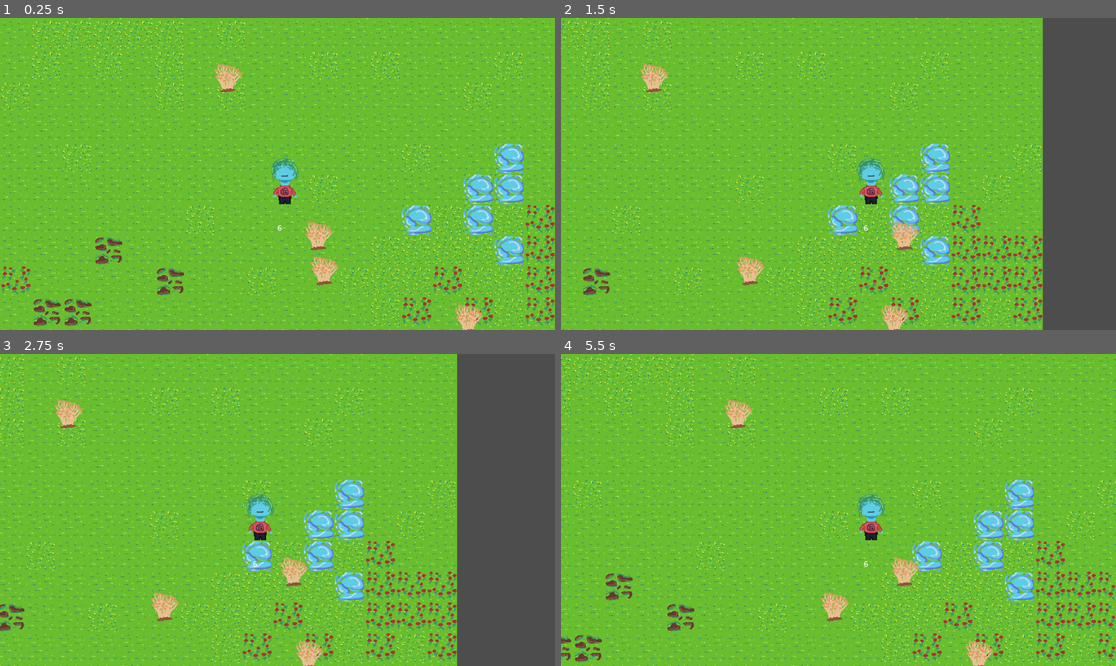
Above: before the commit, frames 1-4 (two rows, left to right).
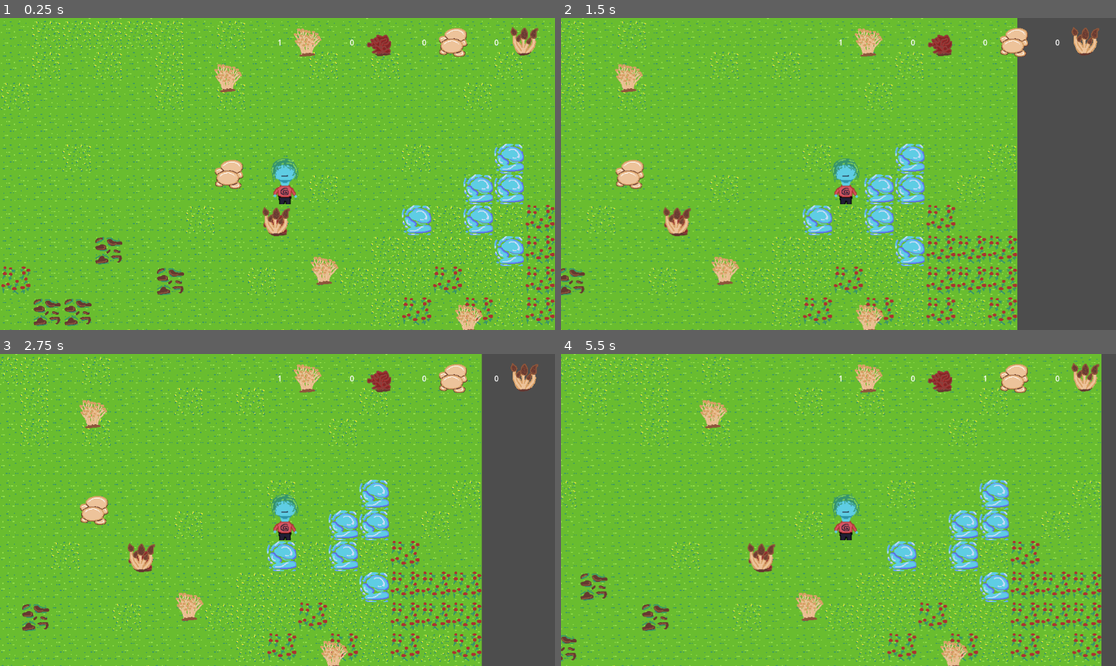
Above: after the commit, the same moments.

Repository: Sash-Reek2010/the-shroom-picker
Game: Godot game, scene res://Scenes/main.tscn
Two runs of this game, one before a commit and one after it. Both use one fixed random seed, a clock stepped at 60 frames per second and the inputs below.
Inputs (mouse positions are in pixels of both pictures, inside the frame that each line leads up to):
- Up to frame 1 (0.25 s): no input
- Up to frame 2 (1.5 s): tap Enter (ui_accept) at 0.5, 0.6, 0.77, 1.07 s; move the mouse to (810, 236) at 0.52 s; hold Right (ui_right) from 0.53 s (still down); click (810, 236) at 0.67 s; move the mouse to (1005, 220) at 1.27 s; tap Alt at 1.35 s
- Up to frame 3 (2.75 s): tap Enter (ui_accept) at 1.52, 1.55, 1.82, 2.3 s; move the mouse to (111, 463) at 2.02 s; release Right (ui_right) at 2.03 s; hold Left (ui_left) from 2.03 s (still down); tap Shift at 2.1 s
- Up to frame 4 (5.5 s): move the mouse to (866, 510) at 2.77 s; tap Enter (ui_accept) at 2.85, 3.02, 3.32, 3.77, 3.8, 4.07, 4.52, 4.55, 4.82, 5.1 s; click (866, 510) at 2.92 s; move the mouse to (755, 432) at 3.52 s; tap Alt at 3.6 s; move the mouse to (960, 494) at 4.27 s; release Left (ui_left) at 4.28 s; hold Right (ui_right) from 4.28 s (still down); tap Shift at 4.35 s; move the mouse to (727, 525) at 5.02 s; click (727, 525) at 5.17 s

The runs differ from the first frame. In frame 1, 2.2% of the frame differs, in the area x 38-97%, y 2-75%; in frame 2, 25%; in frame 3, 25%; in frame 4, 26%, in the area x 0-100%, y 0-100%.

Commit message:
Add more shrooms!

Diff:
--- a/Scenes/enoki.tscn
+++ b/Scenes/enoki.tscn
@@ -4,7 +4,7 @@
 [ext_resource type="Script" uid="uid://du2df5kihv2hf" path="res://Scripts/enoki.gd" id="1_mjilp"]
 
 [sub_resource type="RectangleShape2D" id="RectangleShape2D_mjilp"]
-size = Vector2(59, 58)
+size = Vector2(64, 64)
 
 [node name="enoki" type="Area2D" unique_id=94851522]
 script = ExtResource("1_mjilp")
@@ -13,7 +13,7 @@
 texture = ExtResource("1_0gkwl")
 
 [node name="CollisionShape2D" type="CollisionShape2D" parent="." unique_id=1825961191]
-position = Vector2(-2.5, 0)
+position = Vector2(-3, 0)
 shape = SubResource("RectangleShape2D_mjilp")
 
 [connection signal="body_entered" from="." to="." method="_on_body_entered"]
--- /dev/null
+++ b/Scenes/morel.tscn
@@ -0,0 +1,19 @@
+[gd_scene format=3 uid="uid://e30hdqfcd7p6"]
+
+[ext_resource type="Script" uid="uid://djkbu1yrnyq7l" path="res://Scripts/morel.gd" id="1_cqubd"]
+[ext_resource type="Texture2D" uid="uid://cdhggpq5ixauu" path="res://Sprites/morel.png" id="2_oumqu"]
+
+[sub_resource type="RectangleShape2D" id="RectangleShape2D_smiy5"]
+size = Vector2(60, 64)
+
+[node name="morel" type="Area2D" unique_id=251394059]
+script = ExtResource("1_cqubd")
+
+[node name="Sprite2D" type="Sprite2D" parent="." unique_id=1827311680]
+texture = ExtResource("2_oumqu")
+
+[node name="CollisionShape2D" type="CollisionShape2D" parent="." unique_id=1344021543]
+position = Vector2(-3, -2)
+shape = SubResource("RectangleShape2D_smiy5")
+
+[connection signal="body_entered" from="." to="." method="_on_body_entered"]
--- a/Scenes/player.gd
+++ /dev/null
@@ -1,25 +0,0 @@
-extends "res://Scripts/player.gd"
-
-
-const SPEED = 300.0
-const JUMP_VELOCITY = -400.0
-
-
-func _physics_process(delta: float) -> void:
-	# Add the gravity.
-	if not is_on_floor():
-		velocity += get_gravity() * delta
-
-	# Handle jump.
-	if Input.is_action_just_pressed("ui_accept") and is_on_floor():
-		velocity.y = JUMP_VELOCITY
-
-	# Get the input direction and handle the movement/deceleration.
-	# As good practice, you should replace UI actions with custom gameplay actions.
-	var direction := Input.get_axis("ui_left", "ui_right")
-	if direction:
-		velocity.x = direction * SPEED
-	else:
-		velocity.x = move_toward(velocity.x, 0, SPEED)
-
-	move_and_slide()
--- a/Scenes/player.tscn
+++ b/Scenes/player.tscn
@@ -20,5 +20,4 @@
 shape = SubResource("RectangleShape2D_vgqql")
 
 [node name="Camera2D" type="Camera2D" parent="." unique_id=296190793]
-position_smoothing_enabled = true
 position_smoothing_speed = 6.0
--- /dev/null
+++ b/Scenes/puff.tscn
@@ -0,0 +1,19 @@
+[gd_scene format=3 uid="uid://cxcvxc2tv0sy6"]
+
+[ext_resource type="Script" uid="uid://dae6co4b7wpyp" path="res://Scripts/puff.gd" id="1_6p60y"]
+[ext_resource type="Texture2D" uid="uid://cwviv6g2jbwn4" path="res://Sprites/puffball.png" id="2_nbwip"]
+
+[sub_resource type="RectangleShape2D" id="RectangleShape2D_f80f8"]
+size = Vector2(61, 62)
+
+[node name="puff" type="Area2D" unique_id=117005495]
+script = ExtResource("1_6p60y")
+
+[node name="Sprite2D" type="Sprite2D" parent="." unique_id=170416269]
+texture = ExtResource("2_nbwip")
+
+[node name="CollisionShape2D" type="CollisionShape2D" parent="." unique_id=1357572334]
+position = Vector2(-0.5, 1)
+shape = SubResource("RectangleShape2D_f80f8")
+
+[connection signal="body_entered" from="." to="." method="_on_body_entered"]
--- a/Scenes/score.tscn
+++ b/Scenes/score.tscn
@@ -11,8 +11,8 @@
 
 [node name="TextureRect" type="TextureRect" parent="." unique_id=36341711]
 layout_mode = 0
-offset_left = 56.0
-offset_top = -4.0
-offset_right = 120.0
-offset_bottom = 60.0
+offset_left = 33.0
+offset_top = -21.0
+offset_right = 97.0
+offset_bottom = 43.0
 texture = ExtResource("1_0f7a8")
--- /dev/null
+++ b/Scenes/wood.tscn
@@ -0,0 +1,19 @@
+[gd_scene format=3 uid="uid://cw66llnjsn6eo"]
+
+[ext_resource type="Script" uid="uid://dry76r520eao7" path="res://Scripts/wood.gd" id="1_tfydv"]
+[ext_resource type="Texture2D" uid="uid://bxkko6uulaa3t" path="res://Sprites/wood ear.png" id="2_gkese"]
+
+[sub_resource type="RectangleShape2D" id="RectangleShape2D_4vtod"]
+size = Vector2(58, 51)
+
+[node name="wood" type="Area2D" unique_id=921355141]
+script = ExtResource("1_tfydv")
+
+[node name="Sprite2D" type="Sprite2D" parent="." unique_id=1260727091]
+texture = ExtResource("2_gkese")
+
+[node name="CollisionShape2D" type="CollisionShape2D" parent="." unique_id=2087546995]
+position = Vector2(-1, 6.5)
+shape = SubResource("RectangleShape2D_4vtod")
+
+[connection signal="body_entered" from="." to="." method="_on_body_entered"]
--- a/Scripts/main.gd
+++ b/Scripts/main.gd
@@ -1,7 +1,9 @@
 extends Node
 
 const enoki_node = preload("res://Scenes/enoki.tscn")
-
+const wood_node = preload("res://Scenes/wood.tscn")
+const puff_node = preload("res://Scenes/puff.tscn")
+const morel_node = preload("res://Scenes/morel.tscn")
 const enoki_to_create = [
 		Vector2(0, 0),
 		Vector2(100, 200),
@@ -13,17 +15,57 @@
 		Vector2(30, 800),
 		Vector2(-25, 700),
 	]
+const wood_to_create = [
+		Vector2(0,100)
+	]
+const puff_to_create = [
+	Vector2(-100,0)
+]
+const morel_to_create = [
+	Vector2(0,100)
+]
 
 var enoki_nodes = []
+var wood_nodes = []
+var puff_nodes = []
+var morel_nodes = []
+
 func _ready():
-	for position in enoki_to_create:
+	for position1 in enoki_to_create:
 		var enoki = enoki_node.instantiate()
-		enoki.position = position
+		enoki.position = position1
 		add_child(enoki)
 		enoki_nodes.append(enoki)
+	for position2 in wood_to_create:
+		var wood = wood_node.instantiate()
+		wood.position = position2
+		add_child(wood)
+		wood_nodes.append(wood)
+	for position3 in puff_to_create:
+		var puff = puff_node.instantiate()
+		puff.position = position3
+		add_child(puff)
+		puff_nodes.append(puff)
+	for position4 in morel_to_create:
+		var morel = morel_node.instantiate()
+		morel.position = position4
+		add_child(morel)
+		morel_nodes.append(morel)
 	_connect_signals()
 func _connect_signals():
 	for enoki in enoki_nodes:
 		enoki.collected.connect(_enoki_collected)
+	for wood in wood_nodes:
+		wood.collected.connect(_wood_collected)
+	for puff in puff_nodes:
+		puff.collected.connect(_puff_collected)
+	for morel in morel_nodes:
+		morel.collected.connect(_morel_collected)
 func _enoki_collected():
 	$Player.increase_score("enoki")
+func _wood_collected():
+	$Player.increase_score("wood")
+func _puff_collected():
+	$Player.increase_score("puff")
+func _morel_collected():
+	$Player.increase_score("morel")
--- /dev/null
+++ b/Scripts/morel.gd
@@ -0,0 +1,13 @@
+extends Area2D
+signal collected
+var freeyourself = false
+
+func _process(delta: float) -> void:
+	if freeyourself:
+		self.free()
+
+func _on_body_entered(body: Node2D) -> void:
+	if body is CharacterBody2D:
+		print("Collected")
+		collected.emit()
+		freeyourself = true
--- a/Scripts/player.gd
+++ b/Scripts/player.gd
@@ -9,23 +9,22 @@
 		# load our little score label node - "const" because we don't need to change this value
 
 	# also preload the images you want to use as icons here:
-const icon1 = preload("res://Sprites/enoki.png")	# just usin the default godot icon here :sob:
+const icon1 = preload("res://Sprites/enoki.png")
+const icon2 = preload("res://Sprites/wood ear.png")
+const icon3 = preload("res://Sprites/puffball.png")
+const icon4 = preload("res://Sprites/morel.png")
 
 var scores = [
-	["enoki", "5", icon1, Vector2(0, 100)]
+	["enoki", "0", icon1, Vector2(0,-285)],
+	["wood", "0", icon2, Vector2(150,-285)],
+	["puff", "0", icon3, Vector2(300,-285)],
+	["morel", "0", icon4, Vector2(450,-285)]
 
 	]
-		# ok so this is where we put all the scores we want to track, along with the score we want them
-		# to start at, the image we want them to have, and the coordinates we want to put them at.
-		# make sure you give each label a different position!! unless you really want them to overlap?
-		# you can have them along the top, under the player (like i have them), one in each corner,
-		# or even randomly scattered if you want that to make your game extra unique!!
-
 var score_labels = []
 		# this is where we'll be putting all of our instantiated score nodes,
 		# just to save them for when we need to refer to them
 		# (for example to check if we have enough of a certain item)
-
 func _ready() -> void:
 		for score in scores:
 			var score_label = scorescene.instantiate()
--- /dev/null
+++ b/Scripts/puff.gd
@@ -0,0 +1,13 @@
+extends Area2D
+signal collected
+var freeyourself = false
+
+func _process(delta: float) -> void:
+	if freeyourself:
+		self.free()
+
+func _on_body_entered(body: Node2D) -> void:
+	if body is CharacterBody2D:
+		print("Collected")
+		collected.emit()
+		freeyourself = true
--- /dev/null
+++ b/Scripts/wood.gd
@@ -0,0 +1,13 @@
+extends Area2D
+signal collected
+var freeyourself = false
+
+func _process(delta: float) -> void:
+	if freeyourself:
+		self.free()
+
+func _on_body_entered(body: Node2D) -> void:
+	if body is CharacterBody2D:
+		print("Collected")
+		collected.emit()
+		freeyourself = true
Not shown, removed: Scenes/player.gd.uid
Not shown, added: Scripts/morel.gd.uid
Not shown, added: Scripts/puff.gd.uid
Not shown, added: Scripts/wood.gd.uid
